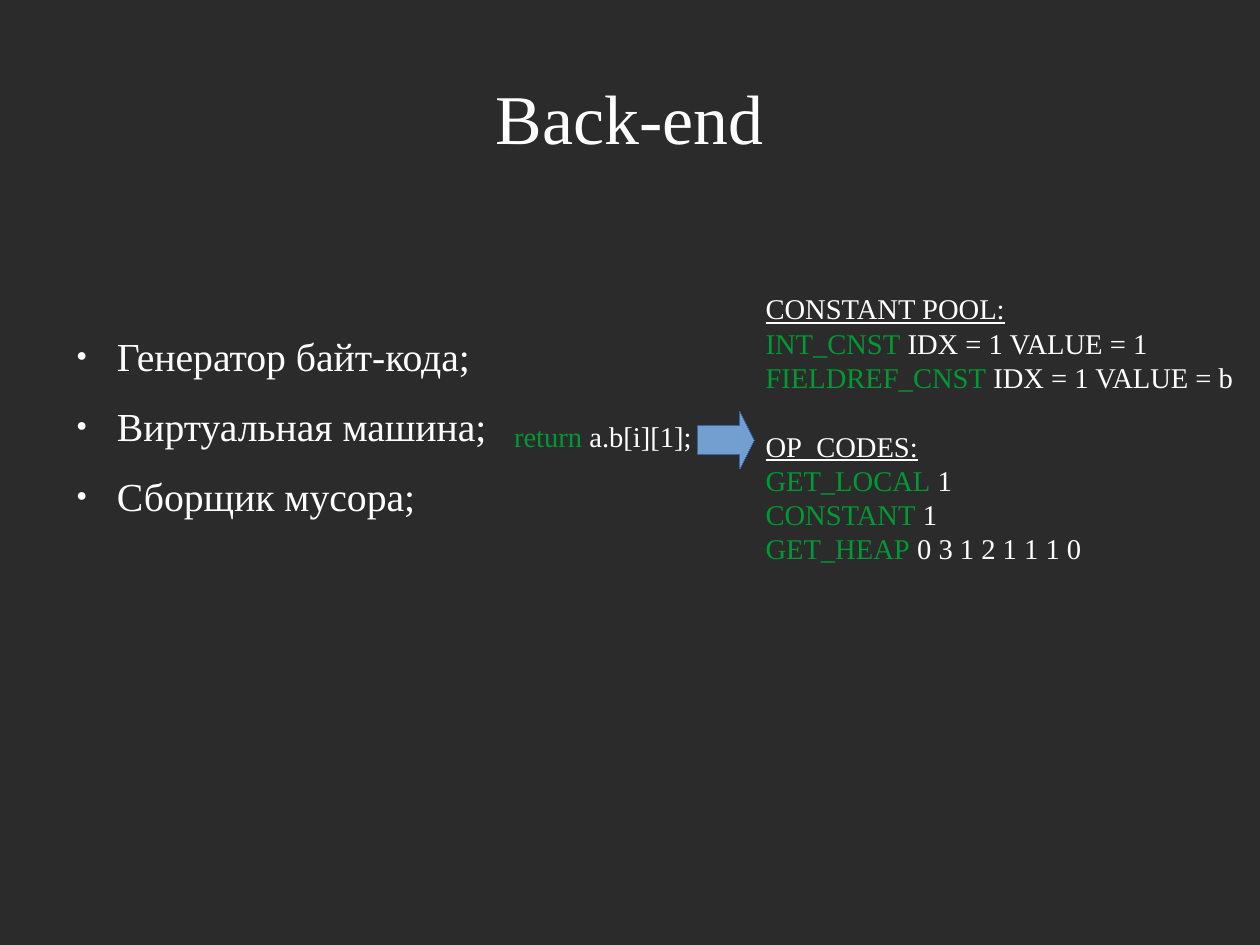
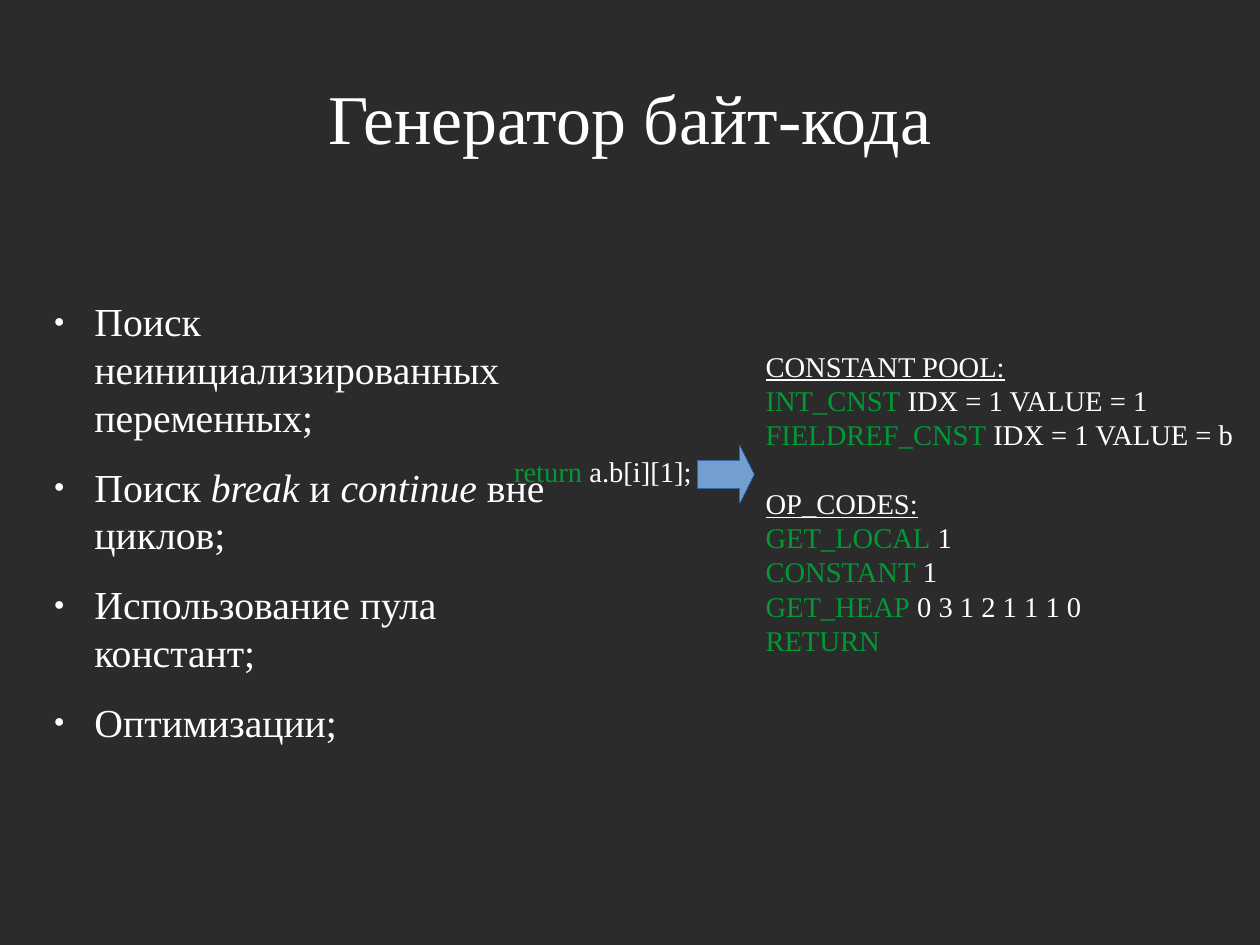
Before and after one commit to masyagin1998/GCI, a slide deck: slide 6 of docs/presentation.odp. Drawn at 1260x945 pixels with LibreOffice and Linux fonts; fonts in the diff are those of the drawing; background and template pictures are left out; a plain dark background stands for a picture behind light text. Boxes give left, top, right and bottom in pixels: in the first picture for what was removed or moved away, otherwise in the second. Text is boxed around its words. In the diff, an @@ line names an element or a change of style, - is before the commit and + after.

Commit message:
Updated presentation.

```diff
--- a/docs/presentation.odp
+++ b/docs/presentation.odp
@@ title at bbox=[328, 94, 932, 157]: text changed @@
-Back-end
+Генератор байт-кода
@@ text added at bbox=[94, 310, 545, 673], 25 pt, text #FFFFFF @@
+● Поиск неинициализированных переменных;
+● Поиск break и continue вне циклов;
+● Использование пула констант;
+● Оптимизации;
@@ text removed at bbox=[117, 342, 487, 519] @@
-● Генератор байт-кода;
-● Виртуальная машина;
-● Сборщик мусора;
@@ text "CONSTANT POOL:": place and size @@
-text "CONSTANT POOL:" at bbox=[766, 300, 1233, 563]
+text "CONSTANT POOL:" at bbox=[766, 358, 1233, 651]
@@ text "return a.b[i][1];": place and size @@
-text "return a.b[i][1];" at bbox=[514, 427, 691, 451]
+text "return a.b[i][1];" at bbox=[514, 462, 691, 488]
@@ right arrow: place and size @@
-right arrow at bbox=[697, 412, 755, 469]
+right arrow at bbox=[697, 446, 755, 503]
@@ text at bbox=[766, 632, 880, 651]: paragraph added @@
+RETURN
```
Also in this commit, not shown: 7 other slides changed, 2 slides added, 2 slides removed, 1 other file.
